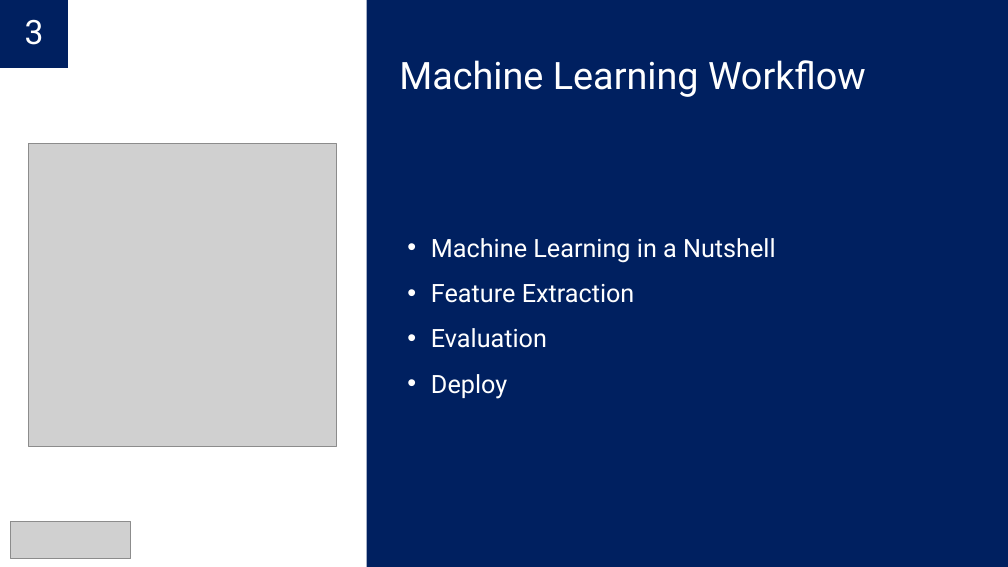
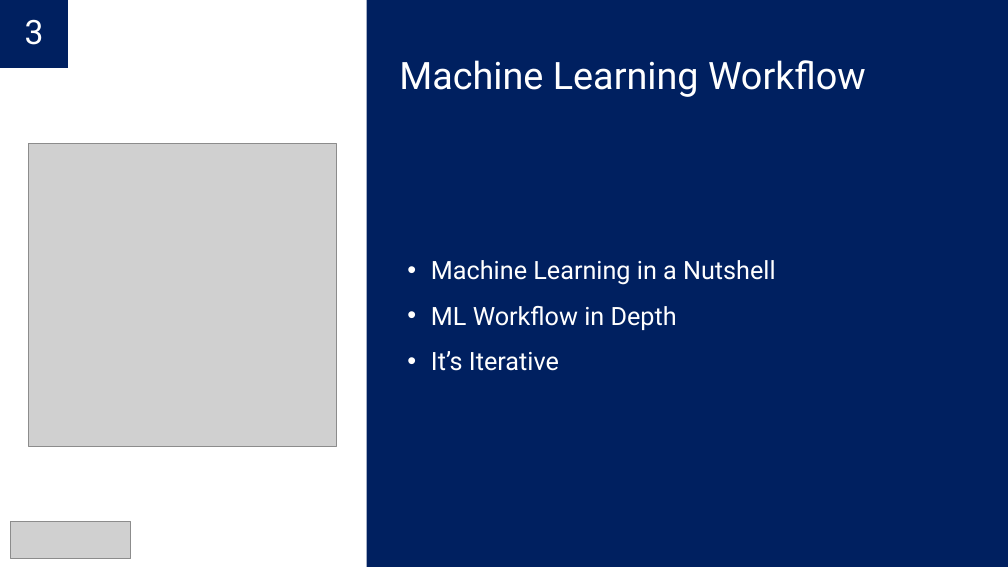
Before and after one commit to geekwhocodes/Logistic-Regression-Example, a slide deck: slide 7 of Presentation/Introduction To ML.pptx (slide 6 before the commit). Drawn at 1008x567 pixels with LibreOffice and Linux fonts; fonts in the diff are those of the drawing; grey boxes stand for pictures. Boxes give left, top, right and bottom in pixels: in the first picture for what was removed or moved away, otherwise in the second. Text is boxed around its words. In the diff, an @@ line names an element or a change of style, - is before the commit and + after.

Commit message:
ppt

```diff
--- a/Presentation/Introduction To ML.pptx
+++ b/Presentation/Introduction To ML.pptx
@@ text at [431,306,677,371]: text changed @@
-• Feature Extraction
-• Evaluation
-• Deploy
+• ML Workflow in Depth
+• It’s Iterative
```
Also in this commit, not shown: 1 other slide changed, 1 slide added, 3 other files.
